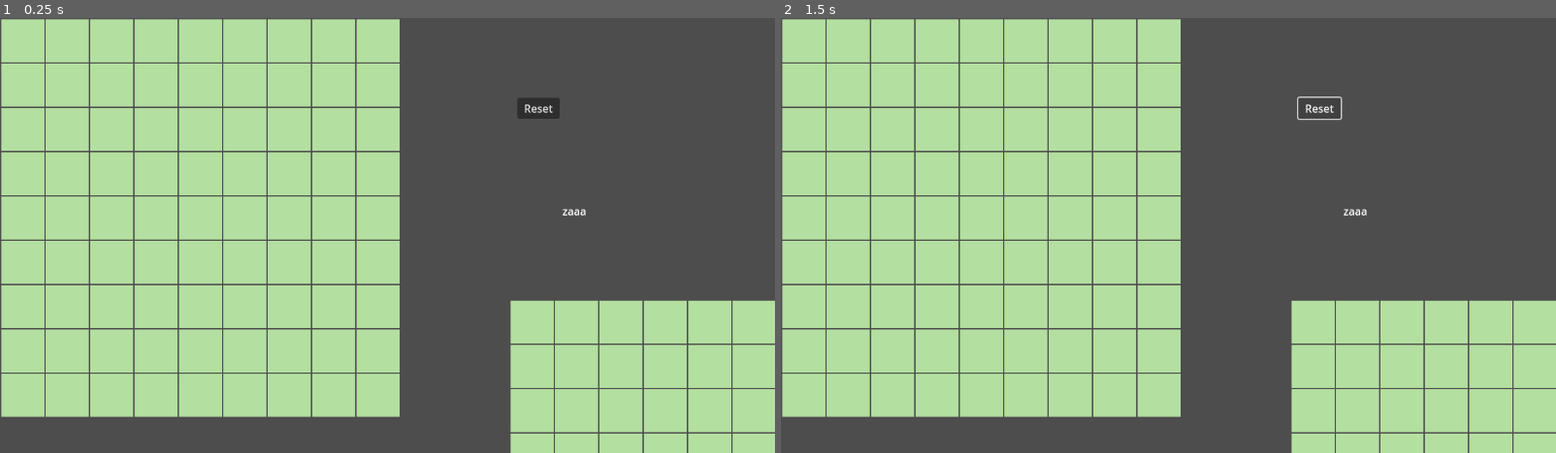
Above: before the commit, frames 1-2 (left to right).
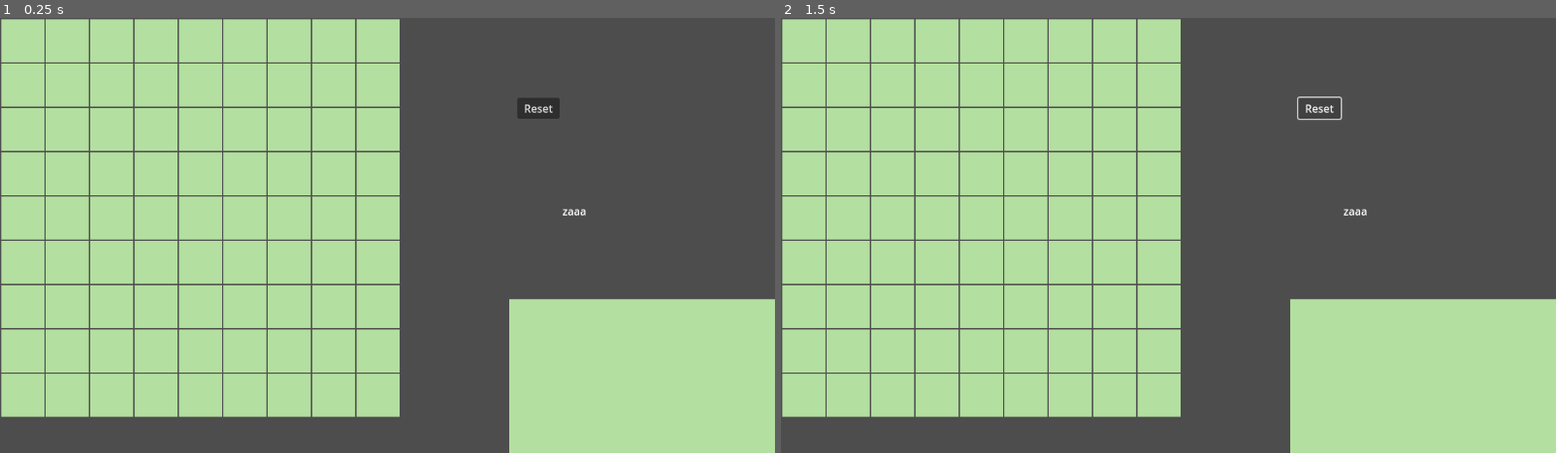
Above: after the commit, the same moments.

Repository: burakkarayagli/SudokuLikeGame
Game: Godot game, scene res://Main.tscn
Same seed, same stepped clock (60 frames per second), same inputs: the game is played once before the commit and once after it.
Inputs (mouse positions are in pixels of both pictures, inside the frame that each line leads up to):
- Up to frame 1 (0.25 s): no input
- Up to frame 2 (1.5 s): tap Enter at 0.5 s; move the mouse to (1315, 322) at 0.52 s; click (1315, 322) at 0.67 s; click "Reset" at 1.25 s

The runs differ from the first frame. In frame 1, 1.0% of the frame differs, in the area x 65-100%, y 64-100%; in frame 2, 1.0%.

Commit message:
added color grouping to leveleditor

Diff:
--- a/Cell.gd
+++ b/Cell.gd
@@ -3,10 +3,12 @@
 var row_index = 0
 var col_index = 0
 var cell_color = Color("B3DFA0")
-
+var stylebox = StyleBoxFlat.new()
 # Called when the node enters the scene tree for the first time.
 func _ready():
-	$ColorRect.color = cell_color
+	stylebox.bg_color = cell_color
+	stylebox.border_color = Color.BLACK
+	$ColorRect.add_theme_stylebox_override("panel", stylebox)
 
 
 # Called every frame. 'delta' is the elapsed time since the previous frame.
@@ -15,15 +17,30 @@
 
 
 func _on_mouse_entered():
-	$ColorRect.color = $ColorRect.color.darkened(0.2)
+	stylebox.bg_color = cell_color.darkened(0.2)
 
 
 
 
 func _on_mouse_exited():
-	$ColorRect.color = cell_color
+	stylebox.bg_color = cell_color
 
 # Function to update the visual color of the cell
 func update_color(new_color):
 	cell_color = new_color
-	$ColorRect.color = new_color
+	stylebox.bg_color = new_color
+
+func get_color():
+	return cell_color
+
+func update_top_border(border_width):
+	stylebox.border_width_top = border_width
+
+func update_right_border(border_width):
+	stylebox.border_width_right = border_width
+
+func update_bottom_border(border_width):
+	stylebox.border_width_bottom = border_width
+
+func update_left_border(border_width):
+	stylebox.border_width_left = border_width
--- a/Cell.tscn
+++ b/Cell.tscn
@@ -12,7 +12,8 @@
 position = Vector2(32, 32)
 shape = SubResource("RectangleShape2D_uhxp4")
 
-[node name="ColorRect" type="ColorRect" parent="."]
+[node name="ColorRect" type="Panel" parent="."]
+custom_minimum_size = Vector2(64, 64)
 offset_right = 64.0
 offset_bottom = 64.0
 mouse_filter = 2
--- a/LevelEditor.gd
+++ b/LevelEditor.gd
@@ -15,11 +15,15 @@
 
 var row = 9
 var column = 9
+var Cell_scene = preload("res://Cell.tscn")
 var cell_size = 64
-var Cell_scene = preload("res://Cell.tscn")
 var cells = []
+var cell_colors = []
 var changed_cells = []
 var isMouseDown = false
+
+var default_border_width = 1.5
+var no_border_width = 0.5
 # Called when the node enters the scene tree for the first time.
 func _ready():
 	init_grids()
@@ -64,31 +68,19 @@
 	selected_color_rect = color_rect
 
 func init_grids():
-	var offset_x = 0
-	var offset_y = 0
 	for i in range(row):
-		offset_x = 0
-		offset_y += 2
+		cell_colors.append([])
 		for j in range(column):
-			offset_x += 2
 			var cell = Cell_scene.instantiate()
 			cell.row_index = i
 			cell.col_index = j
-			cell.position = Vector2(cell_size * j, cell_size * i) + Vector2(offset_x, offset_y)
+			cell.position = Vector2(cell_size * j, cell_size * i) + Vector2(0, 0)
 			cells.append(cell)
+			cell_colors[i].append(green)
 			add_child(cell)
-			cell.connect("input_event", Callable(self, "_on_cell_input_event2").bind(cell))
+			cell.connect("input_event", Callable(self, "_on_cell_input_event").bind(cell))
 
 func _on_cell_input_event(viewport, event, shape_idx, cell):
-	if event is InputEventMouseButton:
-		if event.button_index == MOUSE_BUTTON_LEFT:
-			if event.pressed:
-				change_cell_color(cell)
-
-	elif event is InputEventMouseMotion:
-		pass
-
-func _on_cell_input_event2(viewport, event, shape_idx, cell):
 	if event is InputEventMouseButton:
 		if event.button_index == MOUSE_BUTTON_LEFT:
 			isMouseDown = event.pressed
@@ -105,6 +97,61 @@
 
 func change_cell_color(cell):
 	cell.update_color(selected_color)
+	cell_colors[cell.row_index][cell.col_index] = selected_color
+	update_borders()
+
+func update_borders():
+	for i in range(len(cells)):
+		var cell = cells[i]
+
+		var top_cell = null
+		var right_cell = null
+		var bottom_cell = null
+		var left_cell = null
+
+		#### OUTLINE BORDERS #####
+		if i % column == 0: #Left border
+			cell.update_left_border(default_border_width)
+		else:
+			left_cell = cells[i-1]
+		if i < column: #Top border
+			cell.update_top_border(default_border_width)
+		else:
+			top_cell = cells[i-column]
+		if i % column == column-1: #Right border
+			cell.update_right_border(default_border_width)
+		else:
+			right_cell = cells[i+1]
+		if i >= (row-1)*column: #Bottom border
+			cell.update_bottom_border(default_border_width)
+		else:
+			bottom_cell = cells[i+column]
+		################################
+
+		var cell_color = cell.get_color()
+
+
+		if top_cell:
+			if cell_color != top_cell.get_color():
+				cell.update_top_border(default_border_width)
+			else:
+				cell.update_top_border(no_border_width)
+
+		if right_cell:
+			if cell_color != right_cell.get_color():
+				cell.update_right_border(default_border_width)
+			else:
+				cell.update_right_border(no_border_width)
+		if bottom_cell:
+			if cell_color != bottom_cell.get_color():
+				cell.update_bottom_border(default_border_width)
+			else:
+				cell.update_bottom_border(no_border_width)
+		if left_cell:
+			if cell_color != left_cell.get_color():
+				cell.update_left_border(default_border_width)
+			else:
+				cell.update_left_border(no_border_width)
 
 func _input(event):
 	#For fixing the holding down problem when releasing the mouse button outside of the cells
--- a/LevelEditor.tscn
+++ b/LevelEditor.tscn
@@ -16,8 +16,8 @@
 
 [node name="ColorsContainer" type="GridContainer" parent="."]
 layout_mode = 0
-offset_left = 618.0
-offset_top = 20.0
-offset_right = 658.0
-offset_bottom = 60.0
+offset_left = 740.0
+offset_top = 50.0
+offset_right = 780.0
+offset_bottom = 90.0
 columns = 5
